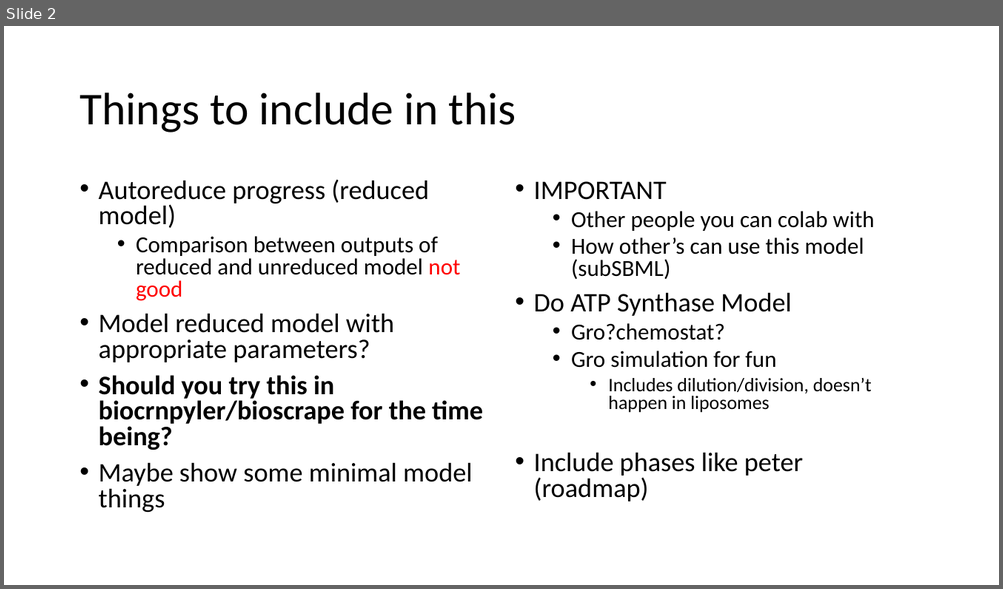
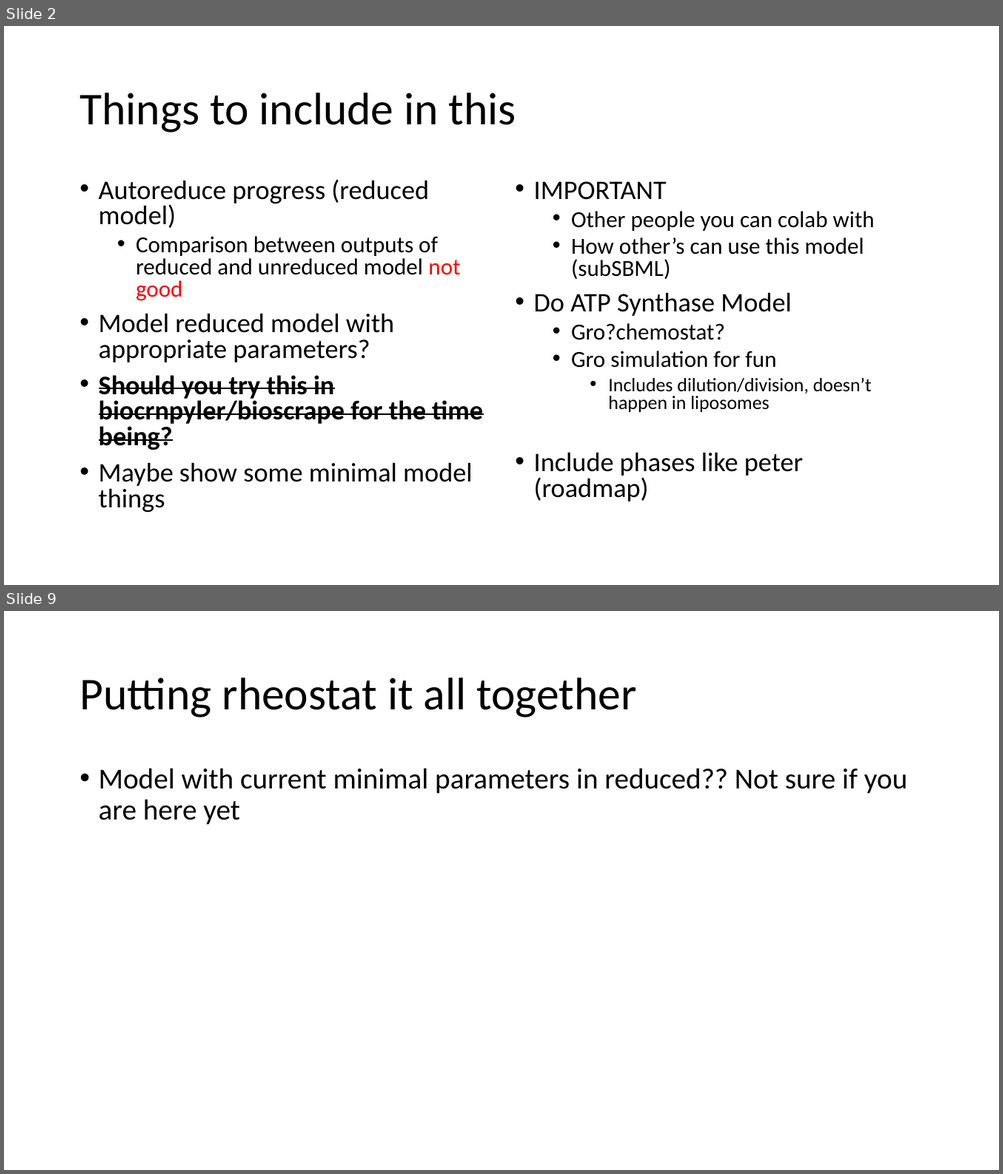
Before and after one commit to AnkitaRoychoudhury/ug_murray, a slide deck: miscellaneous/presentations/20200715_syncell_mtg.pptx. Shown one above the other, each under a label of ours: slide 2 before the commit, slides 2 and 9 after it; the slides between them are not shown. The pictures are 1003x589 and 1003x1174 pixels, drawn with LibreOffice and Linux fonts; fonts in the diff are those of the drawing. Boxes give left, top, right and bottom in pixels: in the first picture for what was removed or moved away, otherwise in the second. Text is boxed around its words. In the diff, an @@ line names an element or a change of style, - is before the commit and + after.

```diff
--- a/miscellaneous/presentations/20200715_syncell_mtg.pptx
+++ b/miscellaneous/presentations/20200715_syncell_mtg.pptx
@@ slide 9 added at <box>4,611,999,1170</box>, background #FFFFFF @@
@@ title added at <box>79,678,636,718</box>, 44 pt, text #000000 @@
+Putting rheostat it all together
@@ text added at <box>99,768,907,825</box>, 28 pt, text #000000 @@
+• Model with current minimal parameters in reduced?? Not sure if you are here yet
@@ slide 2 changed as well @@
@@ text at <box>99,375,483,450</box>: strikethrough on in "Should you try this in biocrnpyler/bioscrape for ..." @@
```
Also in this commit, not shown: 1 other slide changed, 11 other slides added, 2 slides removed, 13 other files.
